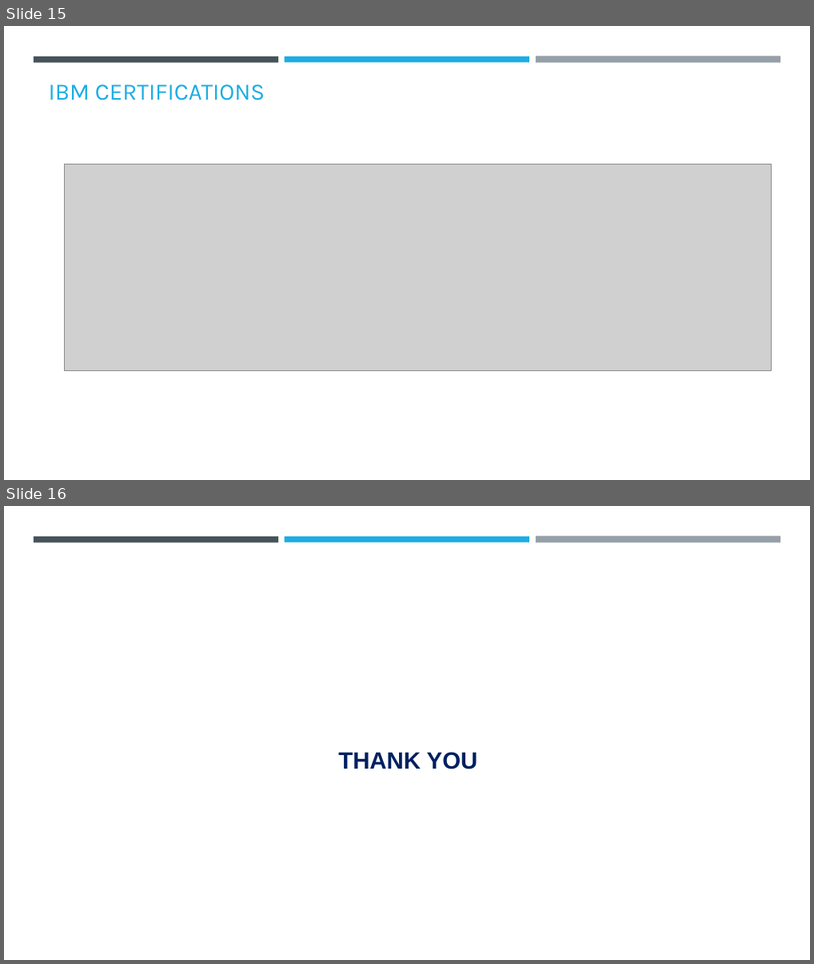
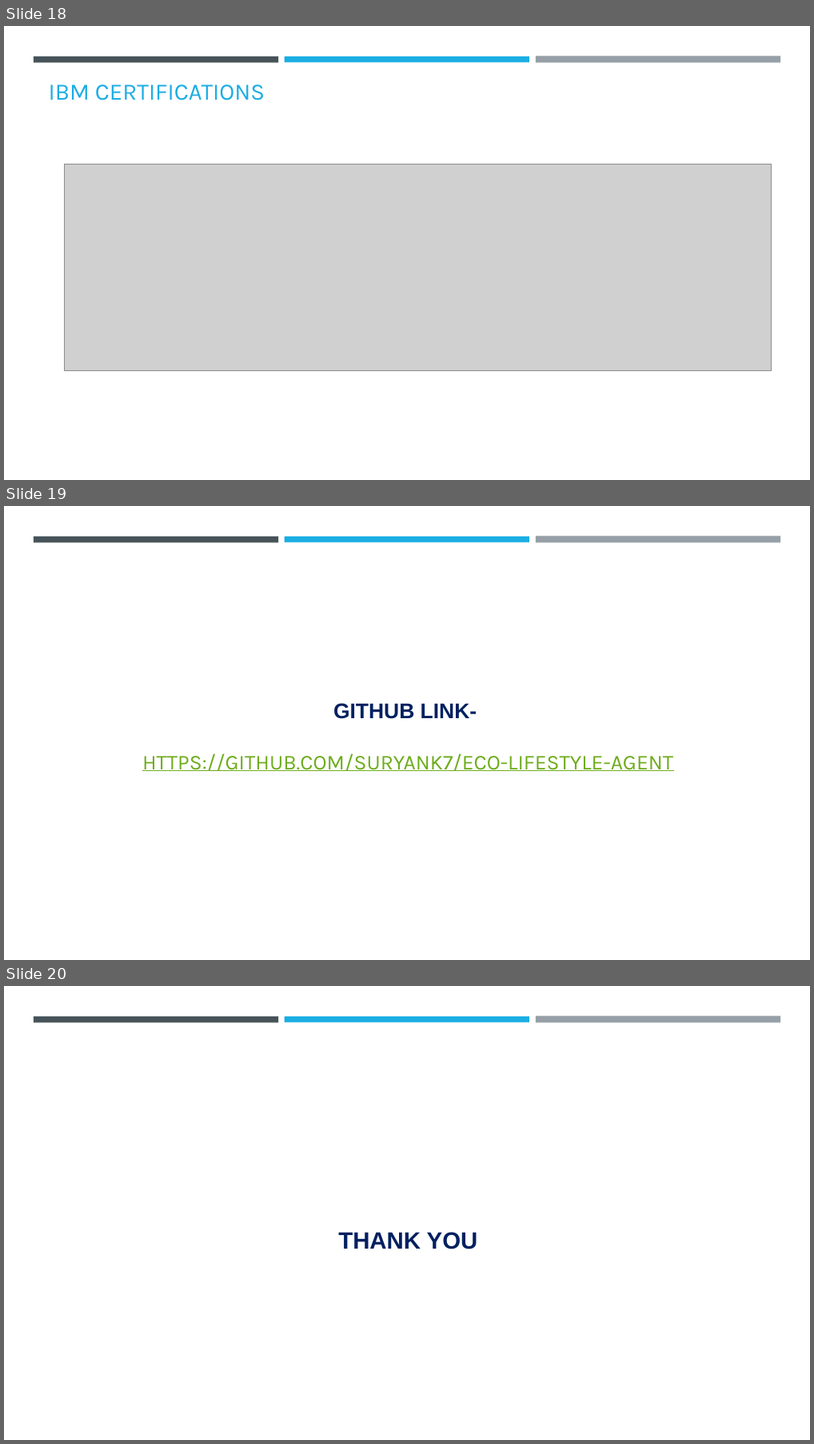
Before and after one commit to Suryank7/Eco-Lifestyle-Agent, a slide deck: ProjectTemplate (1) - Copy.pptx. Shown one above the other, each under a label of ours: slides 15 and 16 before the commit, slides 18, 19 and 20 after it. The pictures are 814x964 and 814x1444 pixels, drawn with LibreOffice and Linux fonts; fonts in the diff are those of the drawing; grey boxes stand for pictures; background and template pictures are left out. Boxes give left, top, right and bottom in pixels: in the first picture for what was removed or moved away, otherwise in the second. Text is boxed around its words. In the diff, an @@ line names an element or a change of style, - is before the commit and + after.

```diff
--- a/ProjectTemplate (1) - Copy.pptx
+++ b/ProjectTemplate (1) - Copy.pptx
@@ slide 19 added at bbox=[4, 506, 810, 960], background #FFFFFF; not listed: 3 template elements that a slide beside it also shows @@
@@ title added at bbox=[142, 703, 674, 771], 25.2 pt, text #6EAC1C, underline @@
+GITHUB LINK-
+HTTPS://GITHUB.COM/SURYANK7/ECO-LIFESTYLE-AGENT
@@ what was slide 15 is now slide 18 @@
@@ what was slide 16 is now slide 20 @@
```
Also in this commit, not shown: 10 slides changed, 3 other slides added.
